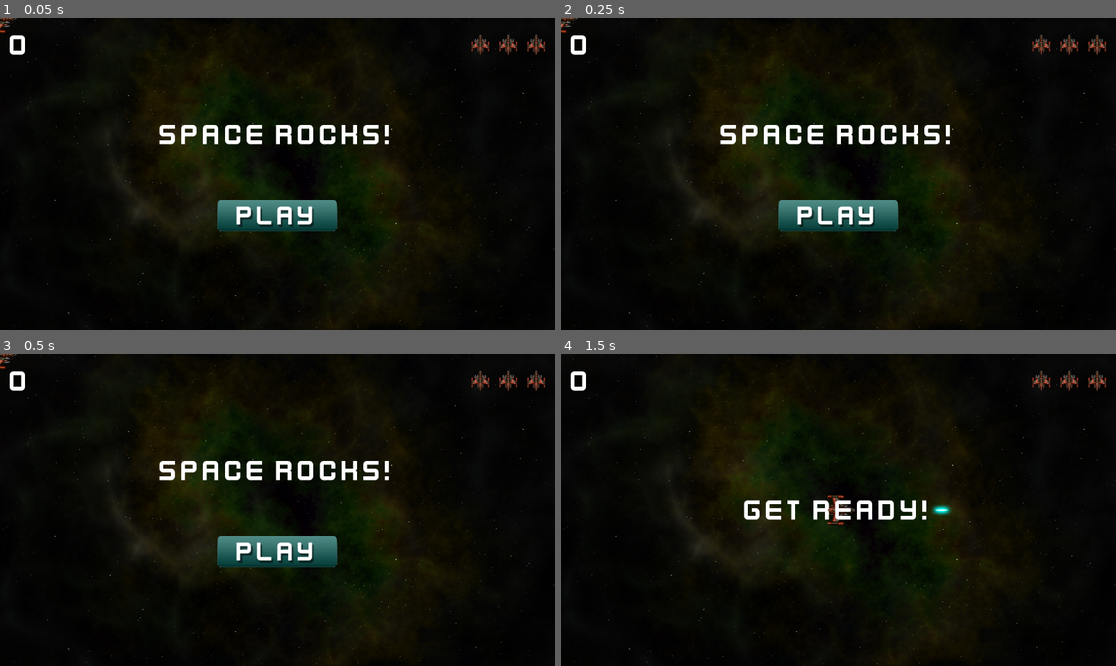
Above: before the commit, frames 1-4 (two rows, left to right).
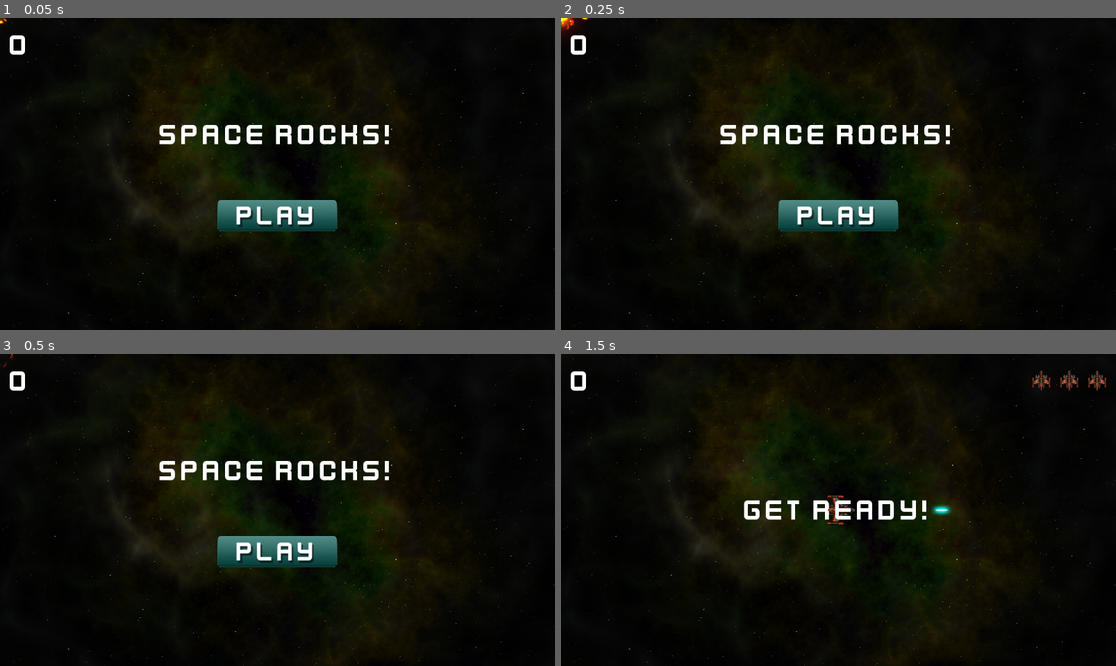
Above: after the commit, the same moments.

Repository: zenoplex/space-rocks
Game: Godot game, scene res://Main/main.tscn
The game is run twice, just before and just after one commit, with the same random seed, the same clock (stepped at 60 frames per second) and the same inputs.
Inputs (mouse positions are in pixels of both pictures, inside the frame that each line leads up to):
- Up to frame 1 (0.05 s): no input
- Up to frame 2 (0.25 s): no input
- Up to frame 3 (0.5 s): no input
- Up to frame 4 (1.5 s): click (838, 550) at 0.5 s; tap Enter at 1.25 s; hold D (rotate_right) from 1.28 s (still down); hold Space (shoot) from 1.28 s (still down)

The runs differ from the first frame. In frame 1, 0.4% of the frame differs, in the area x 0-99%, y 0-12%; in frame 2, 0.5%; in frame 3, 0.4%; in frame 4, nothing differs.

Commit message:
feat: Add shield regeneration in _process function

Diff:
--- a/player/player.gd
+++ b/player/player.gd
@@ -69,9 +69,9 @@
 
 	state = new_state
 
-# Called every frame. 'delta' is the elapsed time since the previous frame.
 func _process(_delta: float) -> void:
 	get_input()
+	shield += shield_regen * _delta
 
 func shoot() -> void:
 	if state == Status.INVULNERABLE:
